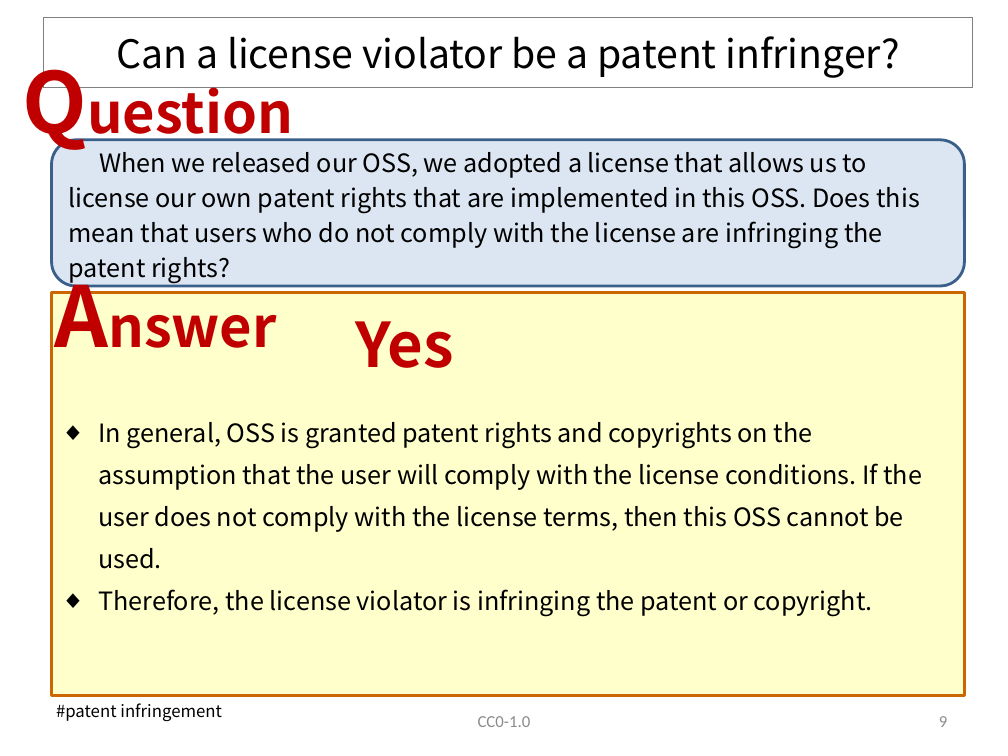
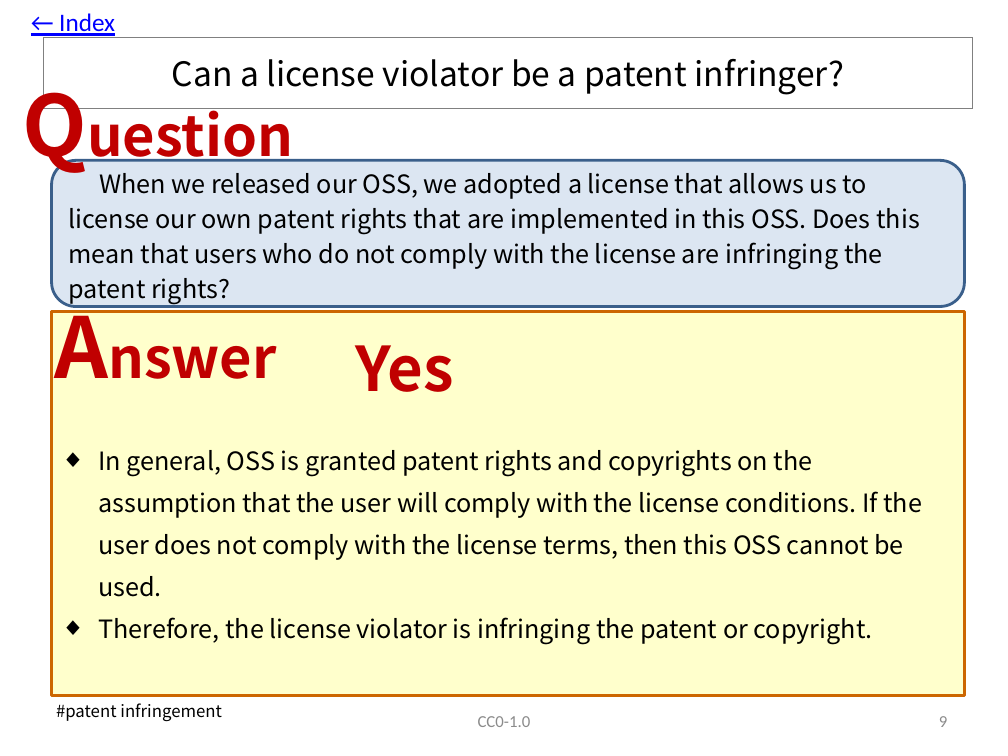
Before and after one commit to OpenChain-Project/OpenChain-JWG, a slide deck: slide 10 of Education_Material/FAQ/Misunderstandings_of_OSS_licenses_CC0.pptx. Drawn at 1008x756 pixels with LibreOffice and Linux fonts; fonts in the diff are those of the drawing. Boxes give left, top, right and bottom in pixels: in the first picture for what was removed or moved away, otherwise in the second. Text is boxed around its words. In the diff, an @@ line names an element or a change of style, - is before the commit and + after.

Commit message:
Update to V7.1. Added a link to the index.

```diff
--- a/Education_Material/FAQ/Misunderstandings_of_OSS_licenses_CC0.pptx
+++ b/Education_Material/FAQ/Misunderstandings_of_OSS_licenses_CC0.pptx
@@ text added at box(59, 13, 115, 38), 18 pt, text #0000FF, underline @@
+← Index
@@ title "Can a license violator be ...": place and size @@
-title "Can a license violator be ..." at box(43, 17, 972, 88)
+title "Can a license violator be ..." at box(43, 38, 972, 109)
@@ title "Can a license violator be ..." at box(43, 38, 972, 109): size 28 to 24 pt @@
@@ text "Question": place and size @@
-text "Question" at box(12, 44, 322, 156)
+text "Question" at box(12, 68, 322, 179)
@@ rounded rectangle "When we released our OSS, ...": place and size @@
-rounded rectangle "When we released our OSS, ..." at box(51, 140, 965, 286)
+rounded rectangle "When we released our OSS, ..." at box(51, 160, 965, 306)
@@ text "Answer": place and size @@
-text "Answer" at box(44, 259, 309, 371)
+text "Answer" at box(44, 290, 309, 402)
@@ rectangle: place and size @@
-rectangle at box(51, 292, 965, 696)
+rectangle at box(51, 311, 965, 696)
@@ text "Yes": place and size @@
-text "Yes" at box(355, 321, 453, 368)
+text "Yes" at box(355, 345, 453, 392)
@@ text "In general, OSS is granted ...": place and size @@
-text "In general, OSS is granted ..." at box(98, 422, 922, 617)
+text "In general, OSS is granted ..." at box(98, 450, 922, 644)
```
Also in this commit, not shown: 55 other slides changed.
